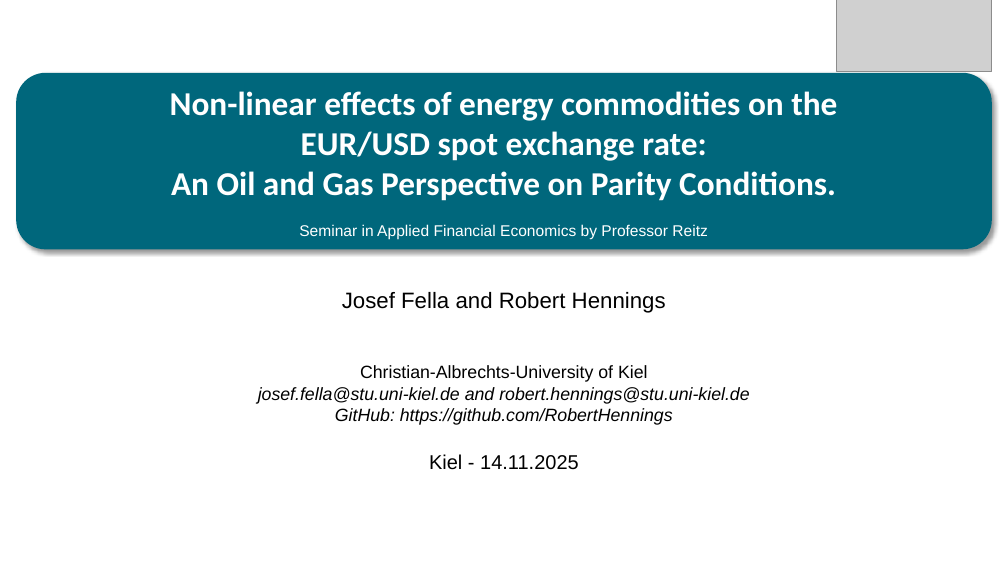
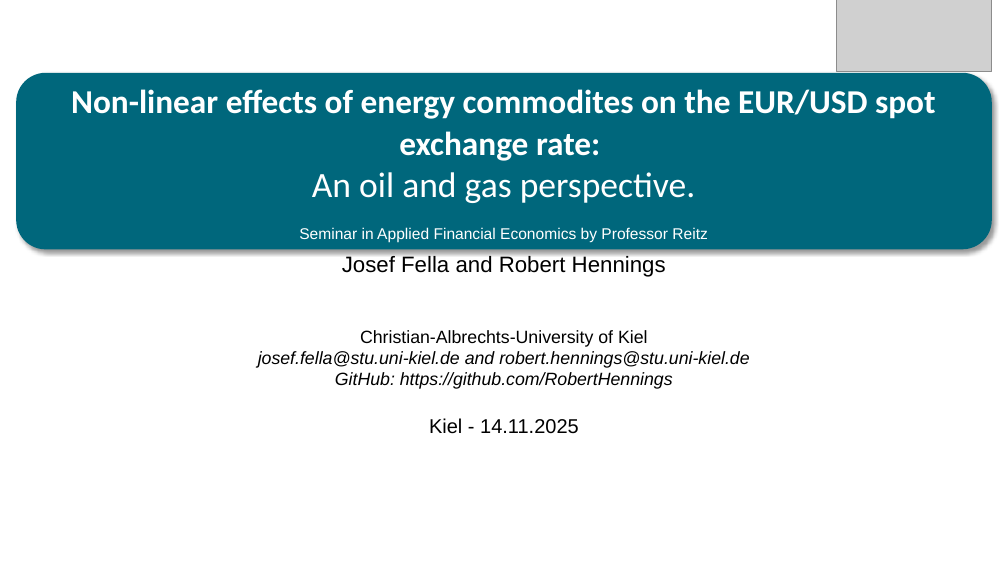
Before and after one commit to RobertHennings/Seminar, a slide deck: slide 1 of reports/presentation_pptx_version/PPTX_WiSo_Template.pptx. Drawn at 1008x567 pixels with LibreOffice and Linux fonts; fonts in the diff are those of the drawing; grey boxes stand for pictures; background and template pictures are left out. Boxes give left, top, right and bottom in pixels: in the first picture for what was removed or moved away, otherwise in the second. Text is boxed around its words. In the diff, an @@ line names an element or a change of style, - is before the commit and + after.

```diff
--- a/reports/presentation_pptx_version/PPTX_WiSo_Template.pptx
+++ b/reports/presentation_pptx_version/PPTX_WiSo_Template.pptx
@@ text in rounded rectangle at [71, 89, 936, 203]: text changed @@
-Non-linear effects of energy commodities on the
-EUR/USD spot exchange rate:
-An Oil and Gas Perspective on Parity Conditions.
+Non-linear effects of energy commodites on the EUR/USD spot exchange rate:
+An oil and gas perspective.
@@ text "Josef Fella and Robert Hennings": place and size @@
-text "Josef Fella and Robert Hennings" at [258, 292, 749, 470]
+text "Josef Fella and Robert Hennings" at [258, 255, 749, 434]
```
Also in this commit, not shown: 5 other slides changed, 3 slides added, 3 slides removed, 1 other file.
